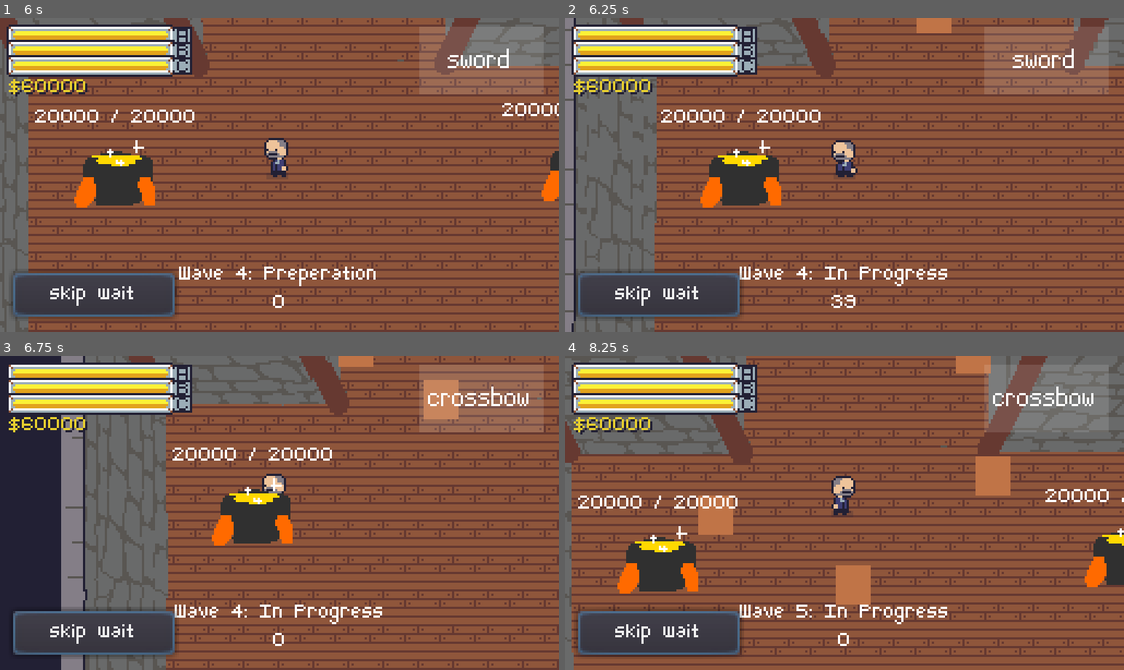
Above: before the commit, frames 1-4 (two rows, left to right).
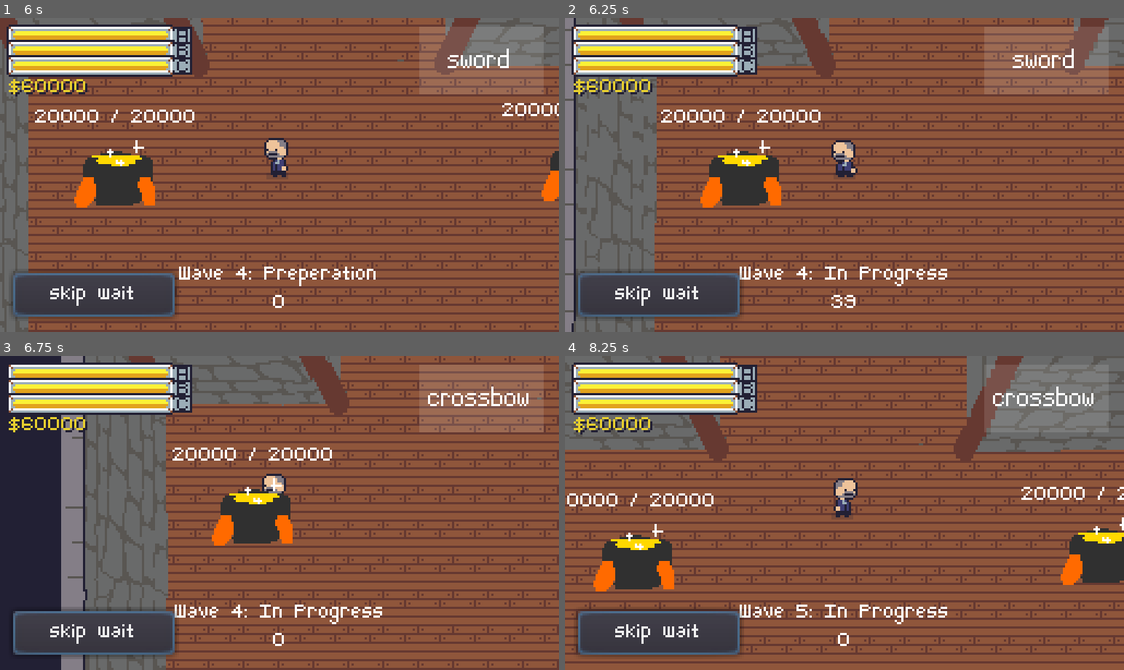
Above: after the commit, the same moments.

Repository: jiink/treasury-trouble
Game: Godot game, scene res://treasury.tscn
The game is run twice, just before and just after one commit, with the same random seed, the same clock (stepped at 60 frames per second) and the same inputs.
Inputs (mouse positions are in pixels of both pictures, inside the frame that each line leads up to):
- Up to frame 1 (6 s): click "start wave" at 0.5 s; click "start wave" at 1.25 s; click "skip wait" at 2 s; click "skip wait" at 2.75 s; move the mouse to (251, 237) at 3.52 s; hold W (up) 3.53-5.03 s; tap Space (a) at 3.6, 4.35, 5.3, 5.85 s; move the mouse to (447, 222) at 4.27 s; move the mouse to (111, 127) at 5.02 s; hold A (left) from 5.03 s (still down); click (111, 127) at 5.1 s; move the mouse to (307, 175) at 5.77 s
- Up to frame 2 (6.25 s): keep holding A (left)
- Up to frame 3 (6.75 s): move the mouse to (195, 434) at 6.52 s; release A (left) at 6.53 s; hold S (down) from 6.53 s (still down); tap Space (a) at 6.6 s
- Up to frame 4 (8.25 s): move the mouse to (967, 497) at 7.27 s; release S (down) at 7.28 s; hold D (right) 7.28-8.03 s; click (967, 497) at 7.35 s; tap Space (a) at 7.55, 8.1 s; move the mouse to (732, 528) at 8.02 s; hold W (up) from 8.03 s (still down)

Frame 1 is identical in both runs. In frame 2, 0.3% of the frame differs, in the area x 62-70%, y 0-5%; in frame 3, 0.9%; in frame 4, 49%, in the area x 0-100%, y 0-100%.

Commit message:
betetr

Diff:
--- a/battle_manager.gd
+++ b/battle_manager.gd
@@ -50,11 +50,15 @@
 		shop.roll_out()
 
 		wave_timer.start(wavetime)
-		$spawn_timer.start(1)
+		$spawn_timer.start(0.1)
 
 	elif state == IN_PROGRESS:
 		state = PREP
 		shop.roll_in()
+
+		for foe in get_tree().get_nodes_in_group("foes"):
+			foe.die()
+
 		wave += 1
 		wave_timer.start(preptime)
 
@@ -66,6 +70,6 @@
 		$"../sort/foes".add_child(foe)
 
 func spawn_timer_end():
-	spawn_foe($spawnpoints.get_children()[randi() % $spawnpoints.get_children().size()].position, randi() % 4)
+	spawn_foe($spawnpoints.get_children()[randi() % $spawnpoints.get_children().size()].position, 1 + randi() % (2 + wave * 2))
 	if state == IN_PROGRESS:
 		$spawn_timer.start(randf() * 4 + 5)
